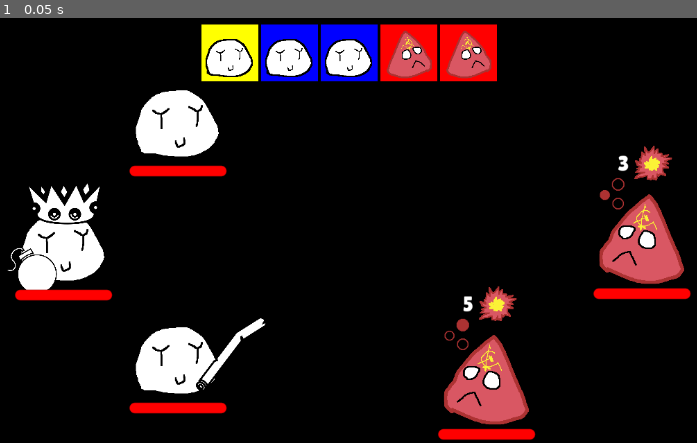
Above: before the commit, frame 1.
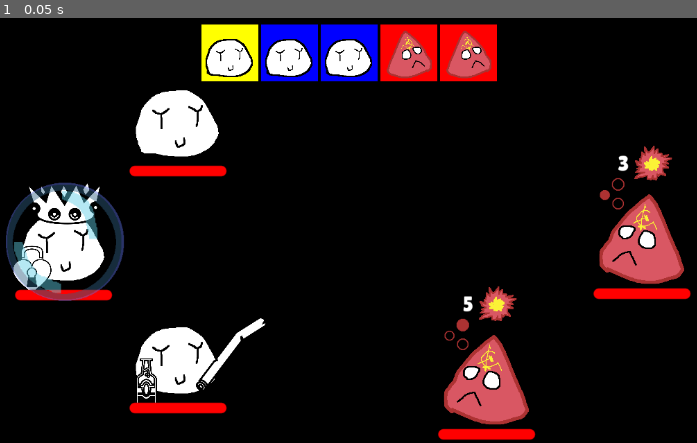
Above: after the commit, the same moment.

Repository: Wurodos/Exploring-Uncertainty
Game: Godot game, scene res://scenes/game.tscn
Same seed, same stepped clock (60 frames per second), same inputs: the game is played once before the commit and once after it.
Inputs:
- Up to frame 1 (0.05 s): no input

The runs differ from the first frame. In frame 1, 1.7% of the frame differs, in the area x 0-23%, y 38-91%.

Commit message:
new: implemented 20 items

Diff:
--- a/pool/items/trinkets/alcohol.tres
+++ b/pool/items/trinkets/alcohol.tres
@@ -1,13 +1,15 @@
-[gd_resource type="Resource" script_class="Item" load_steps=3 format=3 uid="uid://b2xjjy2k77nt3"]
+[gd_resource type="Resource" load_steps=3 format=3 uid="uid://b2xjjy2k77nt3"]
 
-[ext_resource type="Script" uid="uid://bc1rcdt6o0cc1" path="res://scripts/items/item.gd" id="1_wquac"]
+[ext_resource type="Script" uid="uid://bppdbtplvjls3" path="res://scripts/items/trinkets/alcohol.gd" id="1_oapy2"]
 [ext_resource type="Texture2D" uid="uid://dhvikf4rsfefa" path="res://images/items/beer-bottle.png" id="2_wquac"]
 
 [resource]
-script = ExtResource("1_wquac")
+script = ExtResource("1_oapy2")
 u_name = &"alcohol"
-name = ""
-desc = ""
+name = "Алкоголь"
+desc = "+1 МОЩЬ, ПОТЕРЯ 2 ХП"
 type = 2
+target = 0
+extra_hp = 0
 texture = ExtResource("2_wquac")
 metadata/_custom_type_script = "uid://bc1rcdt6o0cc1"
--- a/pool/items/trinkets/bomb.tres
+++ b/pool/items/trinkets/bomb.tres
@@ -1,6 +1,6 @@
-[gd_resource type="Resource" script_class="Item" load_steps=3 format=3 uid="uid://bhc3021bu0p6t"]
+[gd_resource type="Resource" load_steps=3 format=3 uid="uid://bhc3021bu0p6t"]
 
-[ext_resource type="Script" uid="uid://bc1rcdt6o0cc1" path="res://scripts/items/item.gd" id="1_6d5wu"]
+[ext_resource type="Script" uid="uid://cruekbvfbe221" path="res://scripts/items/trinkets/bomb.gd" id="1_6d5wu"]
 [ext_resource type="Texture2D" uid="uid://cxjgnget2f6pf" path="res://images/items/bomb.png" id="2_sj7jo"]
 
 [resource]
--- a/pool/items/trinkets/die.tres
+++ b/pool/items/trinkets/die.tres
@@ -1,13 +1,15 @@
-[gd_resource type="Resource" script_class="Item" load_steps=3 format=3 uid="uid://cwvop3phsuv7"]
+[gd_resource type="Resource" load_steps=3 format=3 uid="uid://cwvop3phsuv7"]
 
-[ext_resource type="Script" uid="uid://bc1rcdt6o0cc1" path="res://scripts/items/item.gd" id="1_eaac4"]
+[ext_resource type="Script" uid="uid://1w2rcixvamqo" path="res://scripts/items/trinkets/die.gd" id="1_gyuj5"]
 [ext_resource type="Texture2D" uid="uid://dkq2cddtos38" path="res://images/items/perspective-dice-six-faces-one.png" id="2_eaac4"]
 
 [resource]
-script = ExtResource("1_eaac4")
+script = ExtResource("1_gyuj5")
 u_name = &"die"
-name = ""
-desc = ""
+name = "Кубик"
+desc = "НАЧАЛО БОЯ: +3 УДАЧА"
 type = 2
+target = 0
+extra_hp = 0
 texture = ExtResource("2_eaac4")
 metadata/_custom_type_script = "uid://bc1rcdt6o0cc1"
--- a/pool/items/trinkets/draniki.tres
+++ b/pool/items/trinkets/draniki.tres
@@ -1,13 +1,15 @@
-[gd_resource type="Resource" script_class="Item" load_steps=3 format=3 uid="uid://cl1gv2aav7c52"]
+[gd_resource type="Resource" load_steps=3 format=3 uid="uid://cl1gv2aav7c52"]
 
-[ext_resource type="Script" uid="uid://bc1rcdt6o0cc1" path="res://scripts/items/item.gd" id="1_okbog"]
+[ext_resource type="Script" uid="uid://j8f34sx0bnq6" path="res://scripts/items/trinkets/draniki.gd" id="1_05lb1"]
 [ext_resource type="Texture2D" uid="uid://bia6fs2s1n3in" path="res://images/items/draniki.png" id="2_okbog"]
 
 [resource]
-script = ExtResource("1_okbog")
+script = ExtResource("1_05lb1")
 u_name = &"draniki"
-name = ""
-desc = ""
+name = "Драники"
+desc = "ЕСЛИ ХП МЕНЬШЕ 50%, ВОССТАНАВЛИВАЕТ ТРЕТЬ"
 type = 2
+target = 0
+extra_hp = 0
 texture = ExtResource("2_okbog")
 metadata/_custom_type_script = "uid://bc1rcdt6o0cc1"
--- a/pool/items/trinkets/heart_lock.tres
+++ b/pool/items/trinkets/heart_lock.tres
@@ -1,13 +1,15 @@
-[gd_resource type="Resource" script_class="Item" load_steps=3 format=3 uid="uid://cts1g16ioa6bp"]
+[gd_resource type="Resource" load_steps=3 format=3 uid="uid://cts1g16ioa6bp"]
 
-[ext_resource type="Script" uid="uid://bc1rcdt6o0cc1" path="res://scripts/items/item.gd" id="1_bs1fd"]
+[ext_resource type="Script" uid="uid://lg38t2jklyus" path="res://scripts/items/trinkets/heart_lock.gd" id="1_6nu6c"]
 [ext_resource type="Texture2D" uid="uid://braode065wy2j" path="res://images/items/lock.png" id="2_bs1fd"]
 
 [resource]
-script = ExtResource("1_bs1fd")
+script = ExtResource("1_6nu6c")
 u_name = &"heart_lock"
-name = ""
-desc = ""
+name = "Сердечный Замок"
+desc = "НАЧАЛО БОЯ: ЩИТ 1 ХОД"
 type = 2
+target = 0
+extra_hp = 0
 texture = ExtResource("2_bs1fd")
 metadata/_custom_type_script = "uid://bc1rcdt6o0cc1"
--- a/pool/items/trinkets/obsidian.tres
+++ b/pool/items/trinkets/obsidian.tres
@@ -1,13 +1,15 @@
-[gd_resource type="Resource" script_class="Item" load_steps=3 format=3 uid="uid://cvpahuhyjqth6"]
+[gd_resource type="Resource" load_steps=3 format=3 uid="uid://cvpahuhyjqth6"]
 
-[ext_resource type="Script" uid="uid://bc1rcdt6o0cc1" path="res://scripts/items/item.gd" id="1_ly2o0"]
+[ext_resource type="Script" uid="uid://ciotnkb4c7kc7" path="res://scripts/items/trinkets/obsidian.gd" id="1_ly2o0"]
 [ext_resource type="Texture2D" uid="uid://be0f7acpnpwfi" path="res://images/items/rock.png" id="2_ly2o0"]
 
 [resource]
 script = ExtResource("1_ly2o0")
 u_name = &"obsidian"
-name = ""
-desc = ""
+name = "Обсидиан"
+desc = "НАЧАЛО БОЯ: +1 МОЩЬ, +1 ИНИЦИАТИВА, +1 УДАЧА"
 type = 2
+target = 0
+extra_hp = 1
 texture = ExtResource("2_ly2o0")
 metadata/_custom_type_script = "uid://bc1rcdt6o0cc1"
--- a/pool/items/trinkets/pocket_watch.tres
+++ b/pool/items/trinkets/pocket_watch.tres
@@ -1,13 +1,15 @@
-[gd_resource type="Resource" script_class="Item" load_steps=3 format=3 uid="uid://bkh12le6l0acx"]
+[gd_resource type="Resource" load_steps=3 format=3 uid="uid://bkh12le6l0acx"]
 
-[ext_resource type="Script" uid="uid://bc1rcdt6o0cc1" path="res://scripts/items/item.gd" id="1_mb00s"]
+[ext_resource type="Script" uid="uid://b7j3g5jwtk657" path="res://scripts/items/trinkets/pocket_watch.gd" id="1_lil7l"]
 [ext_resource type="Texture2D" uid="uid://bm0hs7cpm2sfy" path="res://images/items/pocket-watch.png" id="2_mb00s"]
 
 [resource]
-script = ExtResource("1_mb00s")
+script = ExtResource("1_lil7l")
 u_name = &"pocket_watch"
-name = ""
-desc = ""
+name = "Карманные Часы"
+desc = "КОНЕЦ 5 ХОДА: +5 МОЩИ, ЩИТ 3 ХОДА, ВОССТАНОВИТЬ 20% ХП"
 type = 2
+target = 0
+extra_hp = 0
 texture = ExtResource("2_mb00s")
 metadata/_custom_type_script = "uid://bc1rcdt6o0cc1"
--- a/pool/items/trinkets/teapot.tres
+++ b/pool/items/trinkets/teapot.tres
@@ -1,13 +1,15 @@
-[gd_resource type="Resource" script_class="Item" load_steps=3 format=3 uid="uid://b68dwxfh1hv4u"]
+[gd_resource type="Resource" load_steps=3 format=3 uid="uid://b68dwxfh1hv4u"]
 
-[ext_resource type="Script" uid="uid://bc1rcdt6o0cc1" path="res://scripts/items/item.gd" id="1_53j55"]
+[ext_resource type="Script" uid="uid://bbkskbfv3nktm" path="res://scripts/items/trinkets/teapot.gd" id="1_bbq6f"]
 [ext_resource type="Texture2D" uid="uid://dhylb1lg3fk0t" path="res://images/items/teapot.png" id="2_53j55"]
 
 [resource]
-script = ExtResource("1_53j55")
+script = ExtResource("1_bbq6f")
 u_name = &"teapot"
-name = ""
-desc = ""
+name = "Чайник"
+desc = "ПРИ ПОТЕРЕ ХП, 2 ВРЕДА ОБИДЧИКУ"
 type = 2
+target = 0
+extra_hp = 0
 texture = ExtResource("2_53j55")
 metadata/_custom_type_script = "uid://bc1rcdt6o0cc1"
--- a/scripts/battle/battle.gd
+++ b/scripts/battle/battle.gd
@@ -38,8 +38,9 @@
 	CurrentRun.good_boys = [SlavePool.fetch("blob"), SlavePool.fetch("blob"), SlavePool.fetch("blob")]
 	CurrentRun.evil_boys = [SlavePool.fetch("cherv"), SlavePool.fetch("cherv")]
 	CurrentRun.good_boys[0].equip(ItemPool.fetch("crown"))
-	CurrentRun.good_boys[0].equip(ItemPool.fetch("bomb"))
+	CurrentRun.good_boys[0].equip(ItemPool.fetch("heart_lock"))
 	CurrentRun.good_boys[1].equip(ItemPool.fetch("pipe"))
+	CurrentRun.good_boys[1].equip(ItemPool.fetch("alcohol"))
 	SignalBus.start_battle.emit()
 
 func recalculate_speed():
@@ -109,6 +110,11 @@
 		SignalBus.new_round.emit()
 	queue_node.get_child(current_slave_position).toggle_select(true)
 	current_slave = speed_queue[current_slave_position]
+
+	for slave_node in good_team.boys_nodes:
+		if slave_node.held == current_slave:
+			slave_node.start_turn()
+			break
 
 	if current_slave is Enemy:
 		for slave_node in evil_team.boys_nodes:
--- a/scripts/items/item.gd
+++ b/scripts/items/item.gd
@@ -11,10 +11,9 @@
 @export var type : Type
 @export var target: Target
 @export var extra_hp : int
-@export var one_time_use: bool = false
 @export var texture: Texture2D
 
-func use_item(sender: SlaveNode, victim: SlaveNode):
+func use_item(_sender: SlaveNode, _victim: SlaveNode):
 	pass
 
 func on_equip(owner: Slave):
@@ -25,5 +24,5 @@
 	owner.maxhp -= extra_hp
 	owner.hp -= extra_hp
 
-func on_start_battle(owner: SlaveNode):
+func on_start_battle(_owner: SlaveNode):
 	print(name)
--- /dev/null
+++ b/scripts/items/trinkets/alcohol.gd
@@ -0,0 +1,12 @@
+extends Item
+
+var sender : SlaveNode
+
+func on_start_battle(owner: SlaveNode):
+	super.on_start_battle(owner)
+	sender = owner
+	owner.turn_started.connect(_on_turn_started)
+
+func _on_turn_started():
+	sender.set_power(+1)
+	sender.set_hp(-2)
--- a/scripts/items/trinkets/bomb.gd
+++ b/scripts/items/trinkets/bomb.gd
@@ -1 +1,12 @@
 extends Item
+
+var sender: SlaveNode
+
+func on_start_battle(owner: SlaveNode):
+	super.on_start_battle(owner)
+	owner.attacked.connect(_explode)
+	sender = owner
+
+func _explode(victim: SlaveNode):
+	Action.deal_damage(sender, victim, 8)
+	sender.remove_item(u_name)
--- /dev/null
+++ b/scripts/items/trinkets/die.gd
@@ -0,0 +1,5 @@
+extends Item
+
+func on_start_battle(owner: SlaveNode):
+	super.on_start_battle(owner)
+	owner.set_luck(+3)
--- /dev/null
+++ b/scripts/items/trinkets/draniki.gd
@@ -0,0 +1,15 @@
+extends Item
+
+var sender: SlaveNode
+var _proc_once : bool = false
+
+func on_start_battle(owner: SlaveNode):
+	super.on_start_battle(owner)
+	owner.hp_changed.connect(_on_hp_changed)
+	sender = owner
+
+func _on_hp_changed():
+	if not _proc_once and sender.held.hp * 2 <= sender.held.maxhp:
+		_proc_once = true
+		Action.heal(sender, sender, sender.held.maxhp / 3)
+		sender.remove_item(u_name)
--- /dev/null
+++ b/scripts/items/trinkets/heart_lock.gd
@@ -0,0 +1,5 @@
+extends Item
+
+func on_start_battle(owner: SlaveNode):
+	super.on_start_battle(owner)
+	owner.add_buff("shield", 1)
--- /dev/null
+++ b/scripts/items/trinkets/obsidian.gd
@@ -0,0 +1,7 @@
+extends Item
+
+func on_start_battle(owner: SlaveNode):
+	super.on_start_battle(owner)
+	owner.set_luck(+1)
+	owner.set_power(+1)
+	owner.set_speed(+1)
--- /dev/null
+++ b/scripts/items/trinkets/pocket_watch.gd
@@ -0,0 +1,17 @@
+extends Item
+
+var sender : SlaveNode
+var _timer : int = 0
+
+func on_start_battle(owner: SlaveNode):
+	super.on_start_battle(owner)
+	sender = owner
+	_timer = 0
+	owner.turn_ended.connect(_on_turn_ended)
+
+func _on_turn_ended():
+	_timer += 1
+	if _timer == 5:
+		sender.set_power(+5)
+		sender.add_buff("shield", 3)
+		Action.heal(sender, sender, sender.held.maxhp / 5)
--- /dev/null
+++ b/scripts/items/trinkets/teapot.gd
@@ -0,0 +1,11 @@
+extends Item
+
+var sender: SlaveNode
+
+func on_start_battle(owner: SlaveNode):
+	super.on_start_battle(owner)
+	sender = owner
+	owner.received_damage.connect(_revenge)
+
+func _revenge(source: SlaveNode, _dmg: int):
+	Action.deal_damage(sender, source, 2)
--- a/scripts/slaves/slave_battle_node.gd
+++ b/scripts/slaves/slave_battle_node.gd
@@ -3,6 +3,10 @@
 class_name SlaveNode
 
 signal received_damage(source: SlaveNode, dmg: int)
+signal hp_changed
+signal turn_ended
+signal turn_started
+signal attacked(victim: SlaveNode)
 
 @onready var line_start: Vector2 = $CircleSelect/LineStart.global_position
 @onready var line_end: Vector2 = $CircleSelect/LineEnd.global_position
@@ -15,15 +19,42 @@
 var sprite: Sprite2D
 var team: Team
 
+var weapon_node: ItemNode
+var hat_node: ItemNode
+var trinket1_node: ItemNode
+var trinket2_node: ItemNode
+
 # name -> turns left
 var buffs : Dictionary[String, int] = {}
 var power : int = 0
+var luck : int = 0
 
 func _ready() -> void:
 	SignalBus.mouse_up.connect(_on_mouse_up)
 	SignalBus.mouse_right_down.connect(_on_mouse_right_down)
 	if held is Enemy:
 		SignalBus.new_round.connect(_decide_intentions)
+
+func remove_item(u_name: StringName) -> void:
+	var i = 0
+	for item : Item in get_all_items():
+		i += 1
+		if item.u_name == u_name:
+			match item.type:
+				Item.Type.Weapon:
+					held.equip(ItemPool.fetch("no_weapon"))
+					weapon_node.apply(held.weapon)
+				Item.Type.Hat:
+					held.equip(ItemPool.fetch("no_hat"))
+					hat_node.apply(held.hat)
+				Item.Type.Trinket:
+					var tr_id = 1
+					if i == 4: tr_id = 2
+					held.equip(ItemPool.fetch("no_trinket"), tr_id)
+
+					if tr_id == 1: trinket1_node.apply(held.trinket1)
+					else: trinket2_node.apply(held.trinket2)
+			return
 
 func set_max_hp(new_val: int, is_delta: bool = true):
 	if is_delta: held.maxhp += new_val
@@ -45,6 +76,7 @@
 		$Items.visible = false
 		$Intention.visible = false
 		SignalBus.slave_death.emit(self)
+	else: hp_changed.emit()
 
 func set_speed(new_val: int, is_delta: bool = true):
 	if is_delta:
@@ -58,6 +90,11 @@
 		power += new_val
 	else: power = new_val
 
+func set_luck(new_val: int, is_delta: bool = true):
+	if is_delta:
+		luck += new_val
+	else: luck = new_val
+
 func apply(slave: Slave, is_evil: bool = false) -> void:
 	held = slave
 	sprite = $Sprite
@@ -69,21 +106,21 @@
 			offset_node.position.x *= -1
 
 
-	var weapon = item_prefab.instantiate()
-	$Items/Weapon.add_child(weapon)
-	weapon.apply(held.weapon, is_evil)
-
-	var hat = item_prefab.instantiate()
-	$Items/Hat.add_child(hat)
-	hat.apply(held.hat, is_evil)
-
-	var trinket1 = item_prefab.instantiate()
-	$Items/Trinket1.add_child(trinket1)
-	trinket1.apply(held.trinket1, is_evil)
-
-	var trinket2 = item_prefab.instantiate()
-	$Items/Trinket2.add_child(trinket2)
-	trinket2.apply(held.trinket2, is_evil)
+	weapon_node = item_prefab.instantiate()
+	$Items/Weapon.add_child(weapon_node)
+	weapon_node.apply(held.weapon, is_evil)
+
+	hat_node = item_prefab.instantiate()
+	$Items/Hat.add_child(hat_node)
+	hat_node.apply(held.hat, is_evil)
+
+	trinket1_node = item_prefab.instantiate()
+	$Items/Trinket1.add_child(trinket1_node)
+	trinket1_node.apply(held.trinket1, is_evil)
+
+	trinket2_node = item_prefab.instantiate()
+	$Items/Trinket2.add_child(trinket2_node)
+	trinket2_node.apply(held.trinket2, is_evil)
 
 func start_battle() -> void:
 	for item : Item in [held.weapon, held.hat, held.trinket1, held.trinket2]:
@@ -103,6 +140,7 @@
 		Item.Target.AllTeam:
 			for slave in Battle.instance.evil_team.boys_nodes:
 				held.weapon.use_item(self, slave)
+	attacked.emit(victim)
 	_on_end_turn()
 
 func support(ally: SlaveNode):
@@ -117,6 +155,9 @@
 				held.hat.use_item(self, slave)
 	_on_end_turn()
 
+func start_turn() -> void:
+	turn_started.emit()
+
 func execute_intention():
 	var held_enemy : Enemy = held
 	await get_tree().create_timer(1).timeout
@@ -160,12 +201,13 @@
 func _on_clickable_area_button_down() -> void:
 	SignalBus.slave_selected.emit(self)
 
+
+
 func _on_end_turn() -> void:
 	var to_be_erased : Array[String] = []
 
 	for key: String in buffs.keys():
 		buffs[key] -= 1
-		print(key, buffs[key])
 		if buffs[key] == 0: to_be_erased.append(key)
 
 	for key in to_be_erased:
@@ -173,6 +215,8 @@
 		if visual: visual.visible = false
 
 		buffs.erase(key)
+
+	turn_ended.emit()
 
 
 # only if evil
Not shown, added: scripts/items/trinkets/alcohol.gd.uid
Not shown, added: scripts/items/trinkets/die.gd.uid
Not shown, added: scripts/items/trinkets/draniki.gd.uid
Not shown, added: scripts/items/trinkets/heart_lock.gd.uid
Not shown, added: scripts/items/trinkets/obsidian.gd.uid
Not shown, added: scripts/items/trinkets/pocket_watch.gd.uid
Not shown, added: scripts/items/trinkets/teapot.gd.uid
